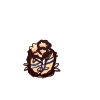
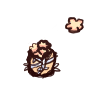
Two versions of the same layered image (100×100). Layer-by-layer changes:
painted on "Фон" (1st of 2) over (65, 17, 84, 34)
added layer "Обычный слой 4" above "Обычный слой 2" over (65, 17, 84, 34)
